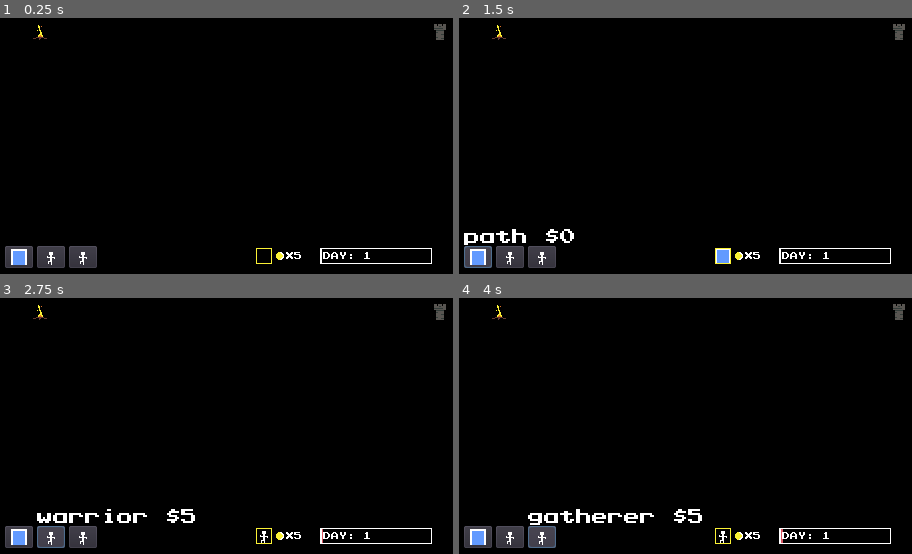
Above: before the commit, frames 1-4 (two rows, left to right).
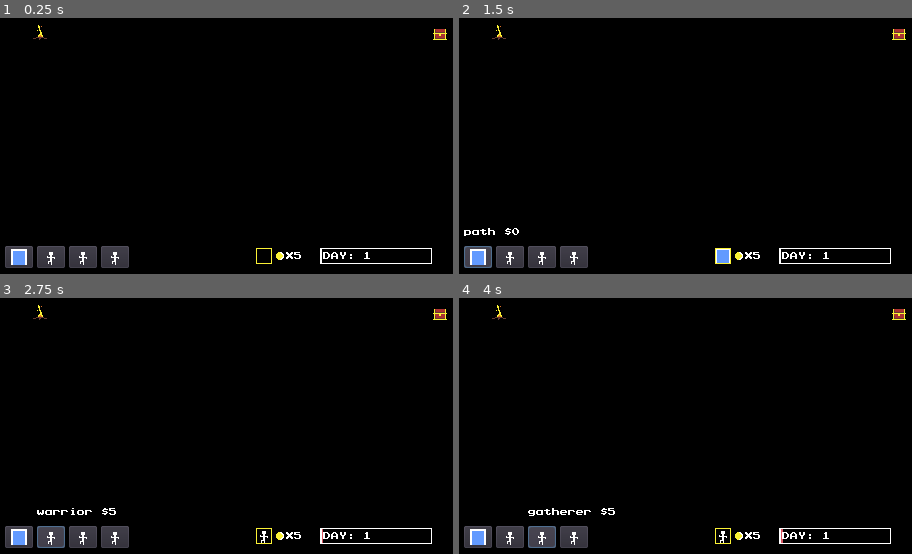
Above: after the commit, the same moments.

Repository: mcerdeira/LoopCityTD
Game: Godot game, scene res://scenes/Main.tscn
Two runs of this game, one before a commit and one after it. Both use one fixed random seed, a clock stepped at 60 frames per second and the inputs below.
Inputs (mouse positions are in pixels of both pictures, inside the frame that each line leads up to):
- Up to frame 1 (0.25 s): no input
- Up to frame 2 (1.5 s): click (477, 256) at 0.5 s; click "path $0" at 1.25 s
- Up to frame 3 (2.75 s): click (49, 536) at 2.02 s
- Up to frame 4 (4 s): click "warrior $5" at 2.75 s; click (540, 536) at 3.52 s

The runs differ from the first frame. In frame 1, 0.7% of the frame differs, in the area x 22-99%, y 2-98%; in frame 2, 1.2%; in frame 3, 1.4%; in frame 4, 1.5%, in the area x 15-99%, y 2-98%.

Commit message:
Destination types, v1

Diff:
--- a/scenes/city_obj.tscn
+++ b/scenes/city_obj.tscn
@@ -1,9 +1,19 @@
-[gd_scene load_steps=8 format=2]
+[gd_scene load_steps=11 format=2]
 
 [ext_resource path="res://sprites/city.png" type="Texture" id=1]
 [ext_resource path="res://scripts/city_obj.gd" type="Script" id=2]
 [ext_resource path="res://scripts/city_area2d.gd" type="Script" id=3]
 [ext_resource path="res://fonts/prstartk.ttf" type="DynamicFontData" id=4]
+[ext_resource path="res://sprites/rock.png" type="Texture" id=5]
+[ext_resource path="res://sprites/chest.png" type="Texture" id=6]
+
+[sub_resource type="SpriteFrames" id=5]
+animations = [ {
+"frames": [ ExtResource( 6 ), ExtResource( 5 ), ExtResource( 1 ) ],
+"loop": true,
+"name": "default",
+"speed": 5.0
+} ]
 
 [sub_resource type="RectangleShape2D" id=2]
 extents = Vector2( 8, 8 )
@@ -18,11 +28,11 @@
 [node name="city_obj" type="StaticBody2D"]
 script = ExtResource( 2 )
 
+[node name="sprites" type="AnimatedSprite" parent="."]
+frames = SubResource( 5 )
+
 [node name="collider" type="CollisionShape2D" parent="."]
 shape = SubResource( 2 )
-
-[node name="Sprite" type="Sprite" parent="."]
-texture = ExtResource( 1 )
 
 [node name="city_area2d" type="Area2D" parent="."]
 script = ExtResource( 3 )
--- a/scenes/tile_button.tscn
+++ b/scenes/tile_button.tscn
@@ -5,6 +5,7 @@
 [ext_resource path="res://fonts/prstartk.ttf" type="DynamicFontData" id=3]
 
 [sub_resource type="DynamicFont" id=1]
+size = 8
 font_data = ExtResource( 3 )
 
 [node name="tile_button" type="Button"]
@@ -18,9 +19,9 @@
 }
 
 [node name="button_label" type="Label" parent="."]
-margin_top = -17.0
+margin_top = -18.0
 margin_right = 80.0
-margin_bottom = -1.0
+margin_bottom = -9.0
 custom_fonts/font = SubResource( 1 )
 __meta__ = {
 "_edit_use_anchors_": false
--- a/scripts/Global.gd
+++ b/scripts/Global.gd
@@ -1,7 +1,6 @@
 extends Node
 var GRID_SIZE = 16
 var BUTTON_ZONE_Y = (270 - GRID_SIZE * 2)
-var SPAWN_ENEMY = null
 var TTL_CITY_SPAWN = null
 var WRITE_MODE = null
 var COINS = null
@@ -12,8 +11,10 @@
 var Build = preload("res://sfx/build.wav")
 var WARRIOR_COUNT = null
 var GATHERER_COUNT = null
-var SPEED = 1
+var MINER_COUNT = null
+var SPEED = null
 var DAY = null
+var destionation_types = []
 
 var AudioManager = preload("res://scenes/AudioManager.tscn")
 var AudioInstance = null
@@ -24,13 +25,15 @@
 	initialize()
 
 func initialize():
-	SPAWN_ENEMY = 5
+	SPEED = 1
 	WRITE_MODE = null
 	COINS = 5
 	TTL_CITY_SPAWN = 120
+	MINER_COUNT = 1
 	WARRIOR_COUNT = 1
 	GATHERER_COUNT = 1
 	DAY = 1
+	destionation_types = ["chest", "city", "rock"]
 
 func pop_sound():
 	AudioInstance.stream = Pop
@@ -54,10 +57,15 @@
 	AudioInstance.stream = Purchase_Coin
 	AudioInstance.play()
 
+func is_character(mode):
+	return (mode == "warrior" or mode == "gatherer" or mode == "miner")
+
 func get_cost(type):
 	if type == "warrior":
 		return 5 * WARRIOR_COUNT
 	if type == "gatherer":
 		return 5 * GATHERER_COUNT
+	if type == "miner":
+		return 5 * MINER_COUNT
 	if type == "path":
 		return 0
--- a/scripts/Main.gd
+++ b/scripts/Main.gd
@@ -3,6 +3,7 @@
 onready var icon1 = preload("res://sprites/path1.png")
 onready var icon2 = preload("res://sprites/warrior1.png")
 onready var icon3 = preload("res://sprites/warrior1.png")
+onready var icon4 = preload("res://sprites/warrior1.png")
 
 onready var city = preload("res://scenes/city_obj.tscn")
 var ttl_city_spawn = 0
@@ -11,7 +12,8 @@
 	$tile_positioner.texture = null
 	var buttons = [{icon = icon1, mode = "path"},
 					{icon = icon2, mode = "warrior"},
-					{icon = icon3, mode = "gatherer"}
+					{icon = icon3, mode = "gatherer"},
+					{icon = icon4, mode = "miner"}
 					]
 
 	for i in len(buttons):
@@ -28,7 +30,7 @@
 	if ttl_city_spawn >= Global.TTL_CITY_SPAWN:
 		Global.DAY += 1
 		ttl_city_spawn = 0
-		spawn_city()
+		spawn_destination()
 
 func _input(event):
 	if event.is_action_pressed("toggle_fullscreen"):
@@ -41,6 +43,6 @@
 
 
 
-func spawn_city():
+func spawn_destination():
 	var node = get_node("nav/world_tilemap")
-	var c = node.spawn_city()
+	var c = node.spawn_destination()
--- a/scripts/city_obj.gd
+++ b/scripts/city_obj.gd
@@ -1,12 +1,30 @@
 extends StaticBody2D
 export var coin_reward = 1
+export var type = "chest"
+export var total_actions = 0
 onready var player = preload("res://scenes/player_obj.tscn")
 
 func _ready():
 	$city_label.visible = false
+	initialize()
+
+func randomize_me():
+	type = Global.destionation_types[randi() % Global.destionation_types.size()]
+	initialize()
+
+func initialize():
+	if type == "chest":
+		total_actions = 5 + (randi() % 10)
+		$sprites.frame = 0
+	elif type == "city":
+		total_actions = 15 + (randi() % 50)
+		$sprites.frame = 2
+	elif type == "rock":
+		total_actions = 5 + (randi() % 25)
+		$sprites.frame = 1
 
 func create_character():
-	if Global.WRITE_MODE == "warrior" or Global.WRITE_MODE == "gatherer":
+	if Global.is_character(Global.WRITE_MODE):
 		var cost = Global.get_cost(Global.WRITE_MODE)
 		if  Global.COINS >= cost:
 			var parent = get_parent()
@@ -15,6 +33,7 @@
 			var pos = parent.get_node("base_obj")
 			p.set_end_node(position, pos.position)
 			p.set_position(pos.position)
+			p.destination_type = type
 			p.reward = coin_reward
 			parent.add_child(p)
 
--- a/scripts/player_obj.gd
+++ b/scripts/player_obj.gd
@@ -2,6 +2,7 @@
 
 var current_path = []
 export var type = ""
+export var destination_type = ""
 var life = 5
 var active = false
 var player_destination = null
@@ -31,6 +32,8 @@
 		Global.WARRIOR_COUNT += 1
 	elif type == "gatherer":
 		Global.GATHERER_COUNT += 1
+	elif type == "miner":
+		Global.MINER_COUNT += 1
 
 	$coin.visible = false
 	var parent = get_parent()
--- a/scripts/world_tilemap.gd
+++ b/scripts/world_tilemap.gd
@@ -24,7 +24,7 @@
 func mouse_ok(mouse_pos):
 	return (mouse_pos.y <= Global.BUTTON_ZONE_Y)
 
-func spawn_city():
+func spawn_destination():
 	var pos
 	while(true):
 		randomize()
@@ -41,6 +41,7 @@
 	var h = city.instance()
 	h.set_position(pos)
 	h.coin_reward = 1 + (randi() % 3)
+	h.randomize_me()
 	get_parent().get_parent().add_child(h)
 
 func is_empty(pos):
Binary file added: sprites/chest.png
Not shown, added: sprites/chest.png.import
Binary file added: sprites/rock.png
Not shown, added: sprites/rock.png.import
